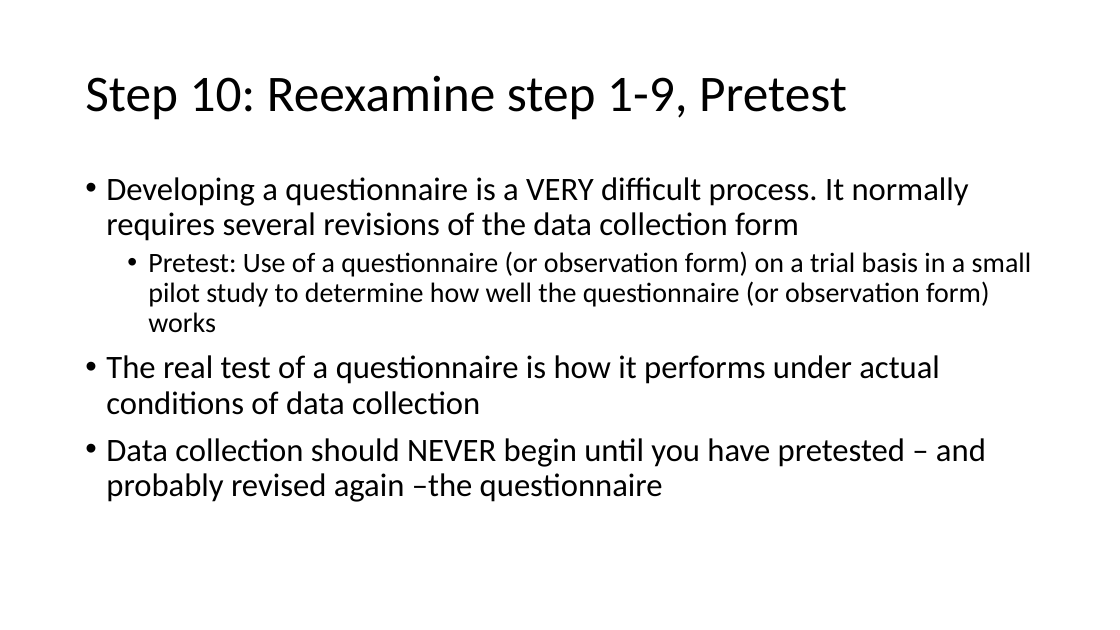
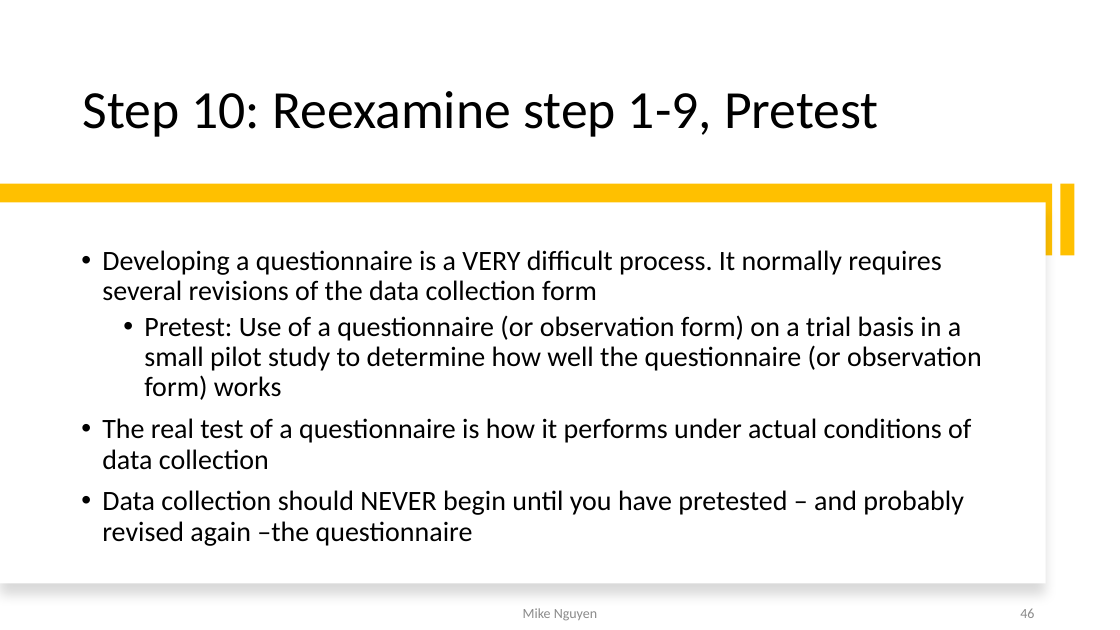
Before and after one commit to mikenguyen13/mar4050, a slide deck: slide 46 of lectures/6/1_Designing the Data Collection Form for Communication Data.pptx (slide 34 before the commit). Drawn at 1120x630 pixels with LibreOffice and Linux fonts; fonts in the diff are those of the drawing. Boxes give left, top, right and bottom in pixels: in the first picture for what was removed or moved away, otherwise in the second. Text is boxed around its words. In the diff, an @@ line names an element or a change of style, - is before the commit and + after.

```diff
--- a/lectures/6/1_Designing the Data Collection Form for Communication Data.pptx
+++ b/lectures/6/1_Designing the Data Collection Form for Communication Data.pptx
@@ title "Step 10: Reexamine step 1-9, ..." at [83,91,878,137]: size 44 to 46 pt; vertical alignment middle to bottom @@
@@ rectangle added at [0,184,1053,255], fill #FFC000 @@
@@ rectangle added at [0,202,1046,584], fill #FFFFFF @@
@@ rectangle added at [1060,184,1075,255], fill #FFC000 @@
@@ text "Developing a questionnaire is a ...": place and size @@
-text "Developing a questionnaire is a ..." at [106,177,1032,502]
+text "Developing a questionnaire is a ..." at [102,250,982,546]
@@ text "Developing a questionnaire is a ..." at [102,250,982,546]: vertical alignment top to middle @@
@@ text at [102,250,971,546]: size 28 to 24 pt in "Developing a questionnaire is a VERY difficult ...", "The real test of a questionnaire is ...", "Data collection should NEVER begin until you ..." @@
@@ text added at [523,608,597,621], 12 pt, text #8C8C8C @@
+Mike Nguyen
@@ page number added at [1020,609,1034,618], 12 pt, text #8C8C8C @@
+46
```
Also in this commit, not shown: 32 other slides changed, 16 slides added, 2 slides removed, 7 other files.
